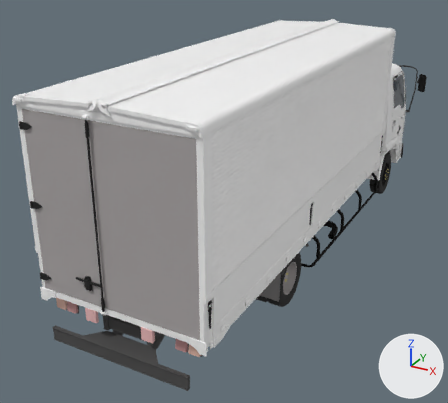
The glTF model public/assets/board/cars/lorry.glb: old version first, new version second.
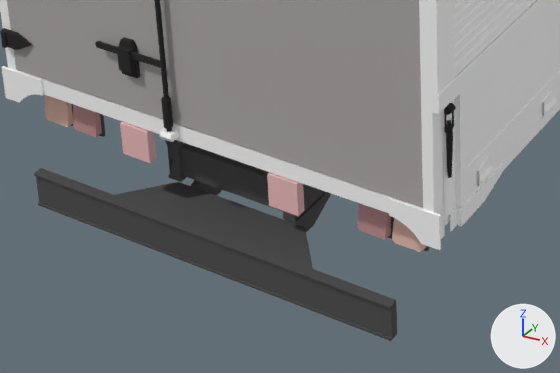
The first picture shows the older version from a 50 mm lens placed at (2.63, -6.05, 3.36), pointed at (-0.41, -0.52, 0.6). The close-ups show the older and then the newer version on the part from 9% to 56% of the width and 65% to 100% of the height of that picture. Only the edits that show in the close-ups are written down. Every picture has the same lights, and +X, +Y and +Z are marked at lower right. Where no turn or scale is listed for an object, it has been applied to the vertices. Vertices at exactly the same position are counted once.

Script lines for the objects in view, before the commit:
```python
me_body = bpy.data.meshes.new('body')
me_body.from_pydata(...)  # 3876 vertices, 6581 faces; spans x -0.97..0.97, y -3.0..3.0, z -1.03..1.03
me_body.materials.append(mat_aluminum_polished_1)  # black #000000
me_body.materials.append(mat_anodized_black)  # dark grey #464646
me_body.materials.append(mat_anodized_black_2)  # black #212020
me_body.materials.append(mat_cab_1)  # dark grey #414141
me_body.materials.append(mat_cab_3)  # dark grey #4c4c4c
me_body.materials.append(mat_cast_iron)  # dark grey #4c4b4b
me_body.materials.append(mat_chrome_bright_2)  # grey #ada8a8
me_body.materials.append(mat_default_3)  # beige #ecc1b2
me_body.materials.append(mat_default_4)  # pink #c29292
me_body.materials.append(mat_default_5)  # white #ffffff
me_body.materials.append(mat_default_7)  # black #232322
me_body.materials.append(mat_default_8)  # grey #8a8888
me_body.materials.append(mat_material__9_0)  # yellow #d1c479
me_body.materials.append(mat_mold_tech_14153_1)  # black #262626
me_body.materials.append(mat_beer)  # black #000000
me_paint = bpy.data.meshes.new('paint')
me_paint.from_pydata(...)  # 9987 vertices, 16718 faces; spans x -0.81..0.81, y -2.88..2.88, z -1.02..1.02
me_paint.materials.append(mat_paint)  # white #ffffff
me_tail = bpy.data.meshes.new('tail')
me_tail.from_pydata(...)  # 16 vertices, 28 faces; spans x -0.319..0.319, y -0.015..0.015, z -0.054..0.054
me_tail.materials.append(mat_default_11)  # pink #ebbaba
ob_body = bpy.data.objects.new('body', me_body)
ob_body.location = (0.018, 0.0, 1.179)
ob_paint = bpy.data.objects.new('paint', me_paint)
ob_paint.location = (0.0, -0.103, 1.329)
ob_tail = bpy.data.objects.new('tail', me_tail)
ob_tail.location = (0.0, -2.934, 0.58)
```
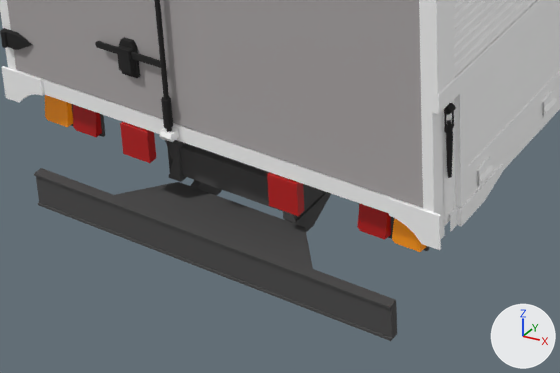
The change, as a diff of the scene's bpy script:
```diff
--- a/public/assets/board/cars/lorry.glb.py
+++ b/public/assets/board/cars/lorry.glb.py
@@ mat_default_11_tail @@
+mat_default_11_tail = principled_material('Default_11@tail')
+mat_default_11_tail.base_color = (0.5, 0.01, 0.01)  # red #bc1919
+mat_default_11_tail.roughness = 0.18
@@ mat_default_3_body @@
+mat_default_3_body = principled_material('Default_3@body')
+mat_default_3_body.base_color = (0.9, 0.3, 0.01)  # orange #f39519
+mat_default_3_body.roughness = 0.2
+mat_default_3_body.emission_color = (0.12, 0.03, 0.0)  # brown #613000
+mat_default_3_body.emission_strength = 1.0
@@ mat_default_5_body @@
+mat_default_5_body = principled_material('Default_5@body')
+mat_default_5_body.base_color = (0.92, 0.94, 0.96)  # white #f6f8fa
+mat_default_5_body.metallic = 0.35
+mat_default_5_body.roughness = 0.12
+mat_default_5_body.emission_color = (0.32, 0.33, 0.34)  # grey #999b9e
+mat_default_5_body.emission_strength = 1.0
@@ mat_default_4_body @@
+mat_default_4_body = principled_material('Default_4@body')
+mat_default_4_body.base_color = (0.5, 0.01, 0.01)  # red #bc1919
+mat_default_4_body.roughness = 0.18
@@ me_body @@
 # used by ob_body; location = (0.018, 0.0, 1.179)
-me_body.from_pydata(...)  # 3876 vertices, 6581 faces; spans x -0.97..0.97, y -3.0..3.0, z -1.03..1.03
+me_body.from_pydata(...)  # 3683 vertices, 6387 faces; spans x -0.97..0.97, y -3.0..3.0, z -1.03..1.03
+# me_body part 1: 36 faces spanning x -0.71..0.67, y -2.88..-2.87, z -0.69..-0.59 switch from mat_default_3 (beige #ecc1b2) to mat_default_3_body (orange #f39519)
+# me_body part 2: 36 faces spanning x -0.59..0.56, y -2.88..-2.87, z -0.69..-0.59 switch from mat_default_4 (pink #c29292) to mat_default_4_body (red #bc1919)
+# edits to the shape of me_body do not show in these pictures
 me_body.materials.append(mat_aluminum_polished_1)
@@ me_body @@
 me_body.materials.append(mat_chrome_bright_2)
-me_body.materials.append(mat_default_5)  # white #ffffff
 me_body.materials.append(mat_default_7)
 me_body.materials.append(mat_default_8)
-me_body.materials.append(mat_material__9_0)  # yellow #d1c479
 me_body.materials.append(mat_mold_tech_14153_1)
 me_body.materials.append(mat_beer)
+me_body.materials.append(mat_default_5_body)  # white #f6f8fa, glowing grey #999b9e
@@ me_tail @@
 me_tail.from_pydata(...)  # 16 vertices, 28 faces; spans x -0.319..0.319, y -0.015..0.015, z -0.054..0.054
-me_tail.materials.append(mat_default_11)  # pink #ebbaba
+me_tail.materials.append(mat_default_11_tail)  # red #bc1919
```

Pixel boxes (x1, y1, x2, y2) of what changed, in the close-ups (560 x 373 px):
'tail', recoloured: (120, 121, 304, 216) in both
part 1 of me_body, recoloured: (45, 95, 426, 252) in both
part 2 of me_body, recoloured: (73, 105, 391, 240) in both
